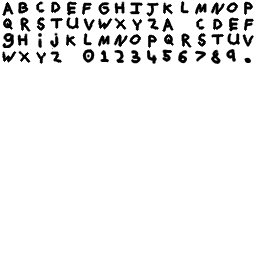
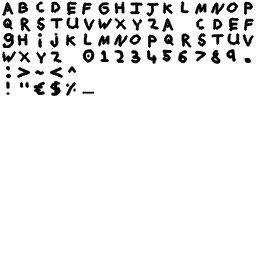
Layer changes from the first 256px x 256px image to the second:
added layer "Layer #42" in group "Symbols" over 81, 91, 95, 95
added layer "%" in group "Symbols" over 66, 82, 76, 96
added layer "$" in group "Symbols" over 50, 81, 61, 96
added layer "'£" in group "Symbols" over 20, 81, 45, 95
added layer "!" in group "Symbols" over 6, 81, 10, 95
added layer "Layer #41" in group "Symbols" over 54, 66, 77, 96
added layer ">" in group "Symbols" over 17, 67, 30, 78
added layer "<" in group "Symbols" over 50, 67, 63, 78
added layer "~" in group "Symbols" over 35, 70, 44, 75
added layer "Layer #40" in group "Symbols" over 6, 66, 11, 79
